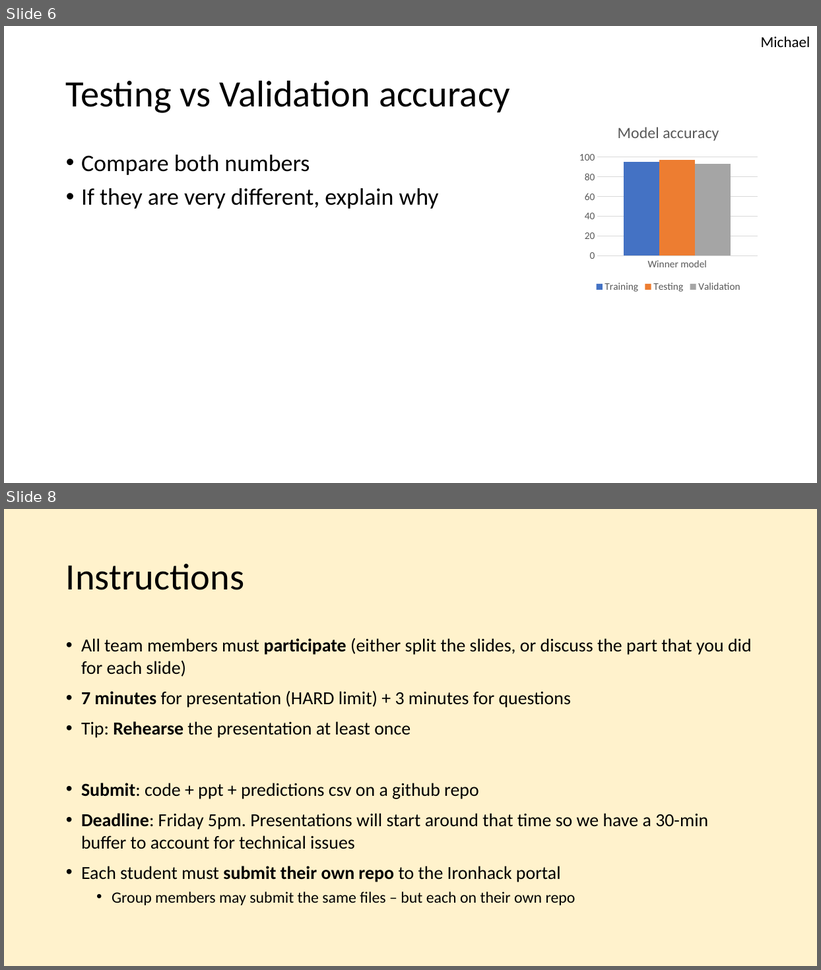
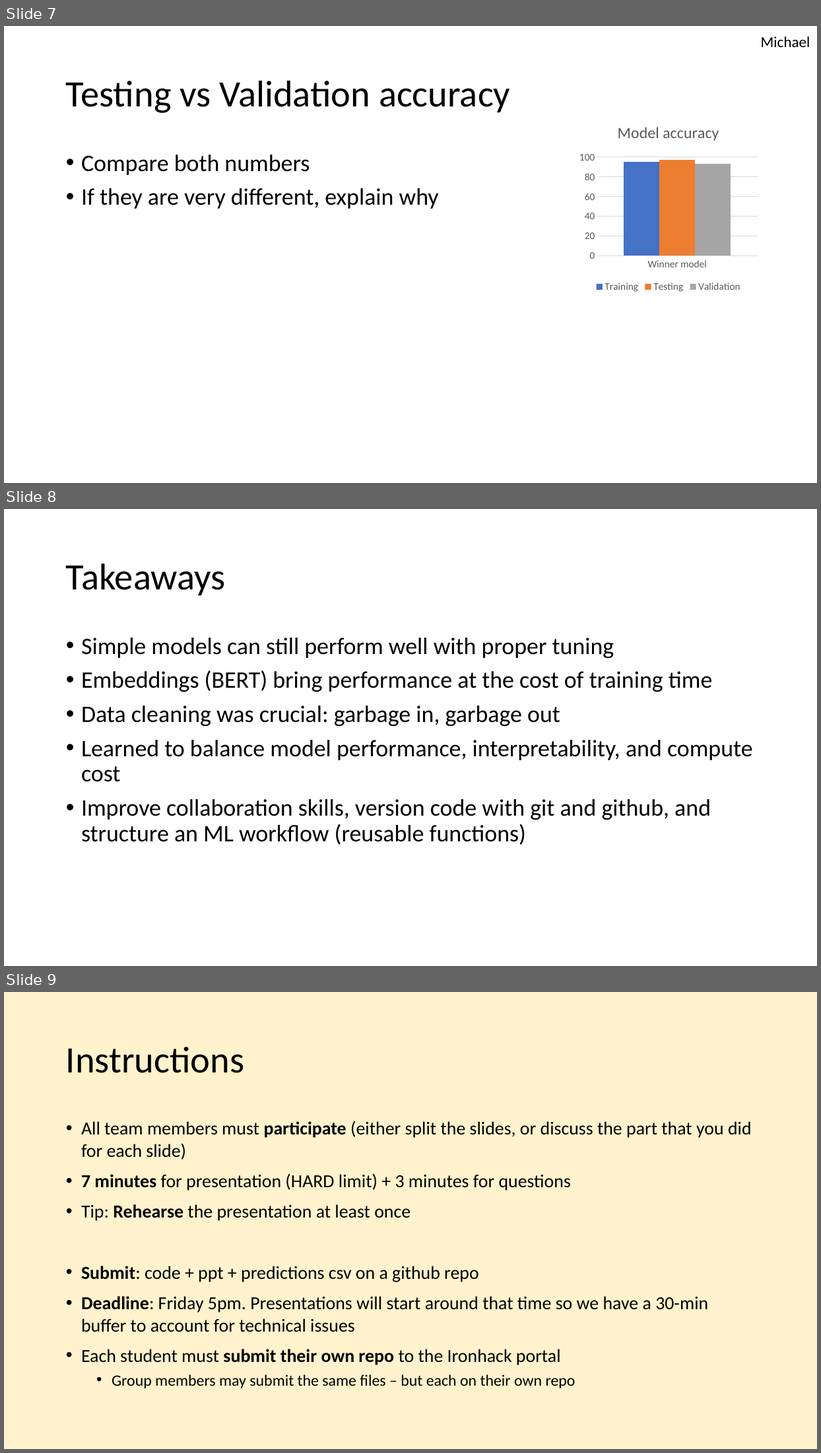
Before and after one commit to JeanDenisD/project-nlp-challenge, a slide deck: g2_presentation.pptx. Shown one above the other, each under a label of ours: slides 6 and 8 before the commit, slides 7, 8 and 9 after it; the slides between them are not shown. The pictures are 821x970 and 821x1453 pixels, drawn with LibreOffice and Linux fonts; fonts in the diff are those of the drawing. Boxes give left, top, right and bottom in pixels: in the first picture for what was removed or moved away, otherwise in the second. Text is boxed around its words. In the diff, an @@ line names an element or a change of style, - is before the commit and + after.

```diff
--- a/g2_presentation.pptx
+++ b/g2_presentation.pptx
@@ slide 8 added at bbox=[4, 509, 817, 966], background #FFFFFF @@
@@ title added at bbox=[66, 563, 226, 595], 44 pt, text #000000 @@
+Takeaways
@@ text added at bbox=[81, 638, 753, 845], 28 pt, text #000000 @@
+• Simple models can still perform well with proper tuning
+• Embeddings (BERT) bring performance at the cost of training time
+• Data cleaning was crucial: garbage in, garbage out
+• Learned to balance model performance, interpretability, and compute cost
+• Improve collaboration skills, version code with git and github, and structure an ML workflow (reusable functions)
@@ what was slide 6 is now slide 7 @@
@@ what was slide 8 is now slide 9 @@
```
Also in this commit, not shown: 3 other slides added, 3 slides removed.
